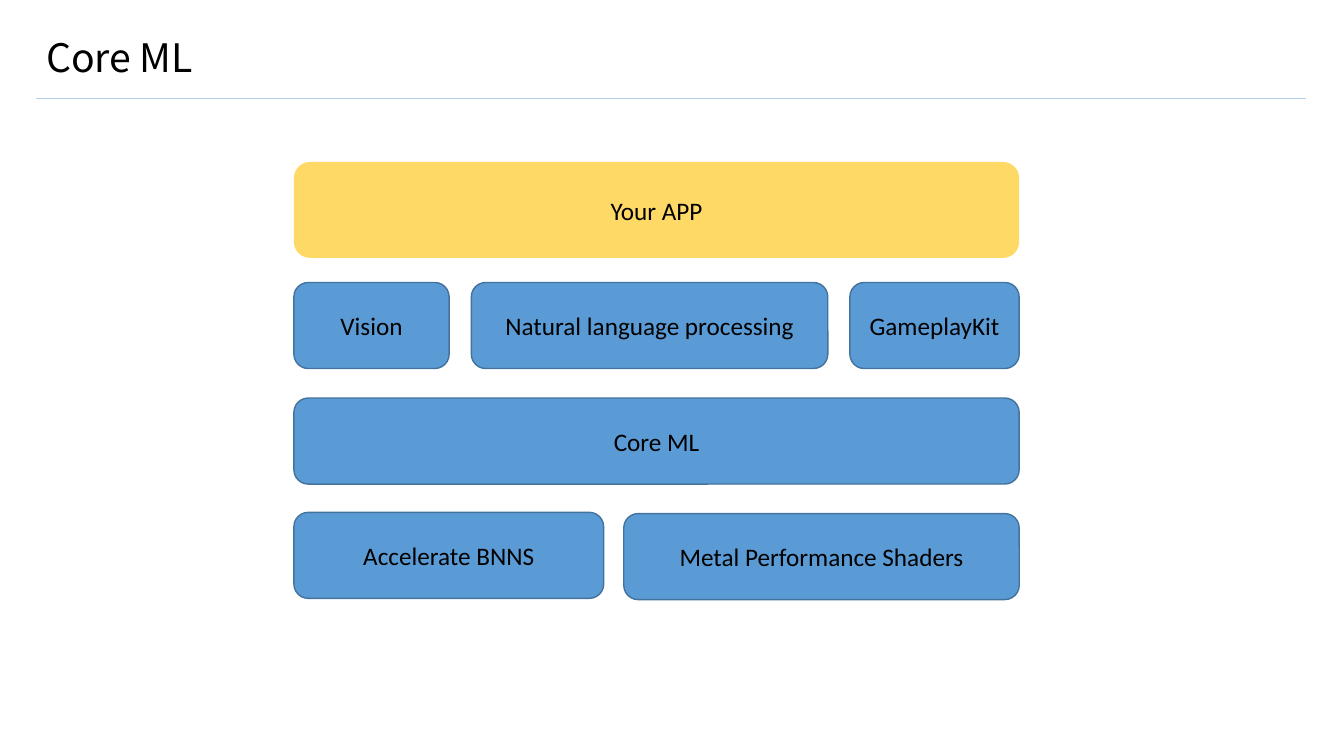
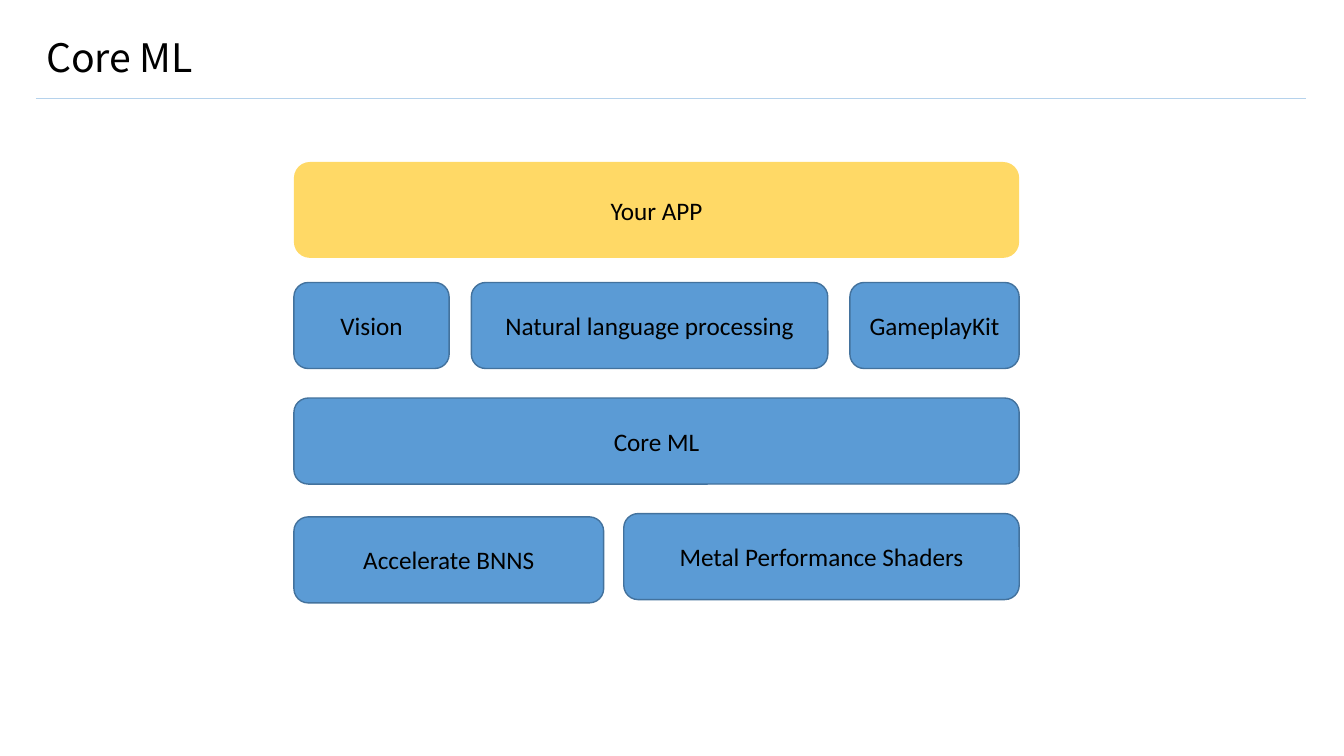
Before and after one commit to GuanyiLL/Study, a slide deck: slide 16 of Swift/CoreMLResearching/CoreML.pptx. Drawn at 1344x756 pixels with LibreOffice and Linux fonts; fonts in the diff are those of the drawing. Boxes give left, top, right and bottom in pixels: in the first picture for what was removed or moved away, otherwise in the second. Text is boxed around its words. In the diff, an @@ line names an element or a change of style, - is before the commit and + after.

Commit message:
Update CoreML

```diff
--- a/Swift/CoreMLResearching/CoreML.pptx
+++ b/Swift/CoreMLResearching/CoreML.pptx
@@ rounded rectangle "Accelerate BNNS": place and size @@
-rounded rectangle "Accelerate BNNS" at [294, 512, 604, 598]
+rounded rectangle "Accelerate BNNS" at [294, 517, 604, 603]
```
Also in this commit, not shown: 2 other slides changed, 8 slides added, 1 slide removed.
